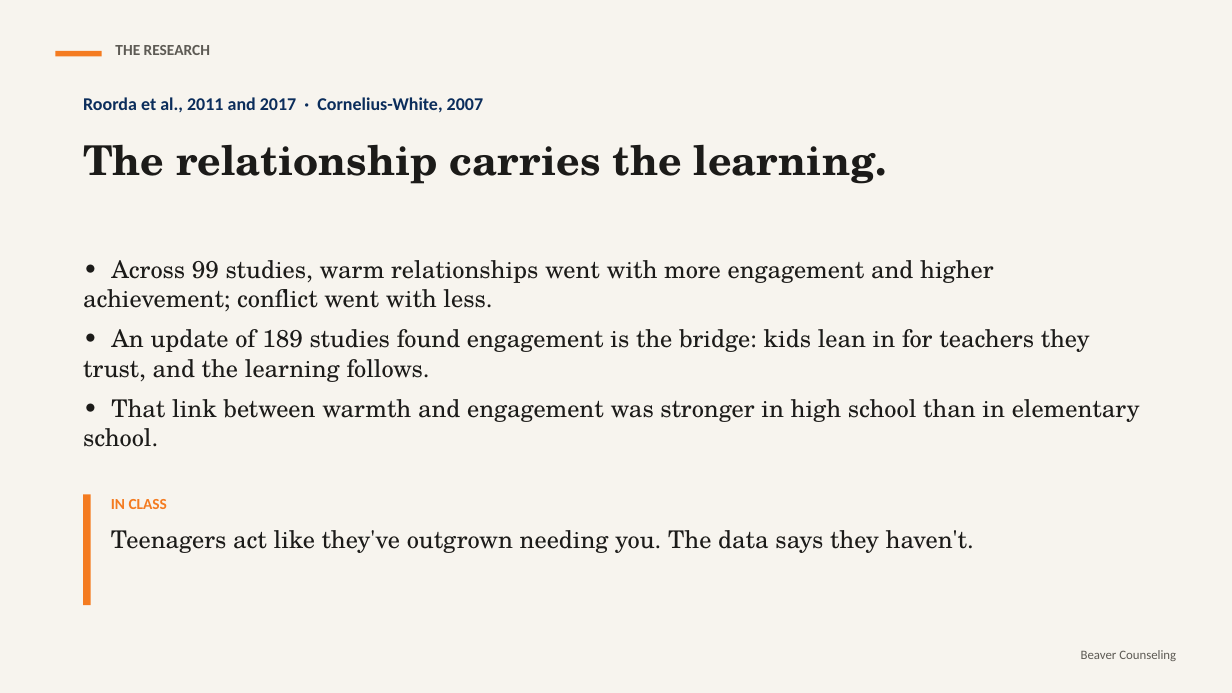
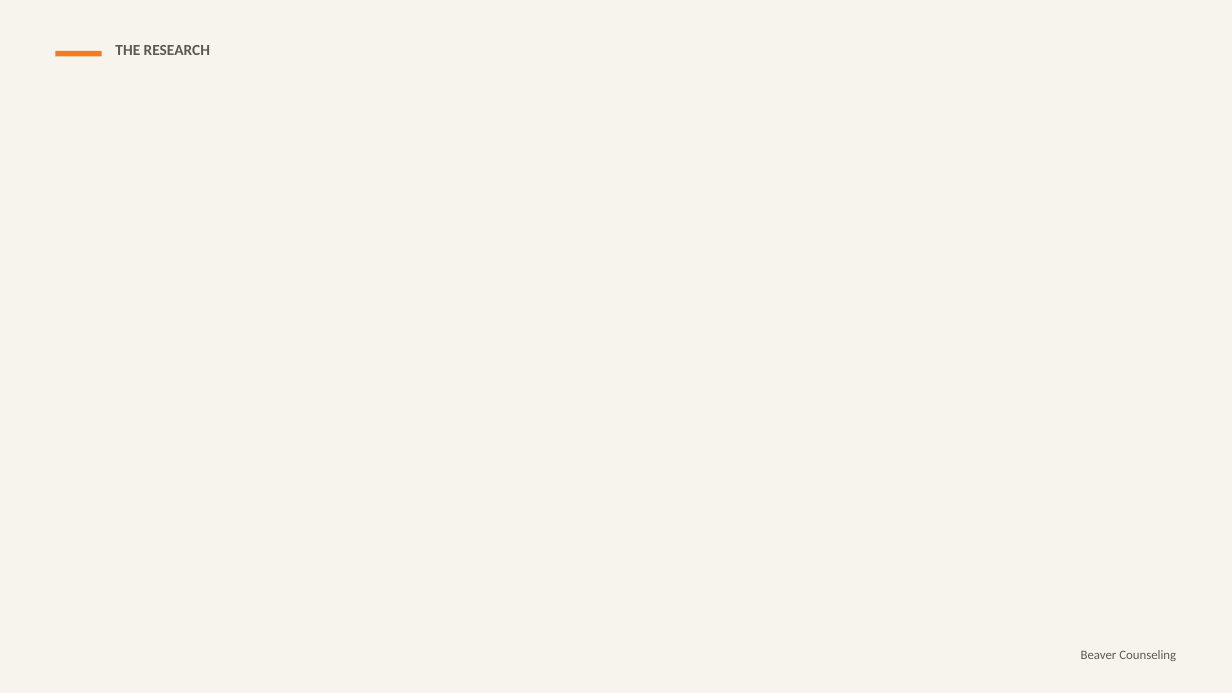
Before and after one commit to rmwtoolkit/bcds-toolkit, a slide deck: slide 7 of decks/connection-before-content-lesson-v2.pptx. Drawn at 1232x693 pixels with LibreOffice and Linux fonts; fonts in the diff are those of the drawing; background and template pictures are left out. Boxes give left, top, right and bottom in pixels: in the first picture for what was removed or moved away, otherwise in the second. Text is boxed around its words. In the diff, an @@ line names an element or a change of style, - is before the commit and + after.

```diff
--- a/decks/connection-before-content-lesson-v2.pptx
+++ b/decks/connection-before-content-lesson-v2.pptx
@@ text removed at [83,97,483,113] @@
-Roorda et al., 2011 and 2017 · Cornelius-White, 2007
@@ text removed at [83,144,887,184] @@
-The relationship carries the learning.
@@ text removed at [83,260,1140,447] @@
-• Across 99 studies, warm relationships went with more engagement and higher achievement; conflict went with less.
-• An update of 189 studies found engagement is the bridge: kids lean in for teachers they trust, and the learning follows.
-• That link between warmth and engagement was stronger in high school than in elementary school.
@@ rectangle removed at [83,494,91,605] @@
@@ text removed at [111,499,974,553] @@
-IN CLASS
-Teenagers act like they've outgrown needing you. The data says they haven't.
```
Also in this commit, not shown: 14 other slides changed, 3 slides added, 13 other files.
